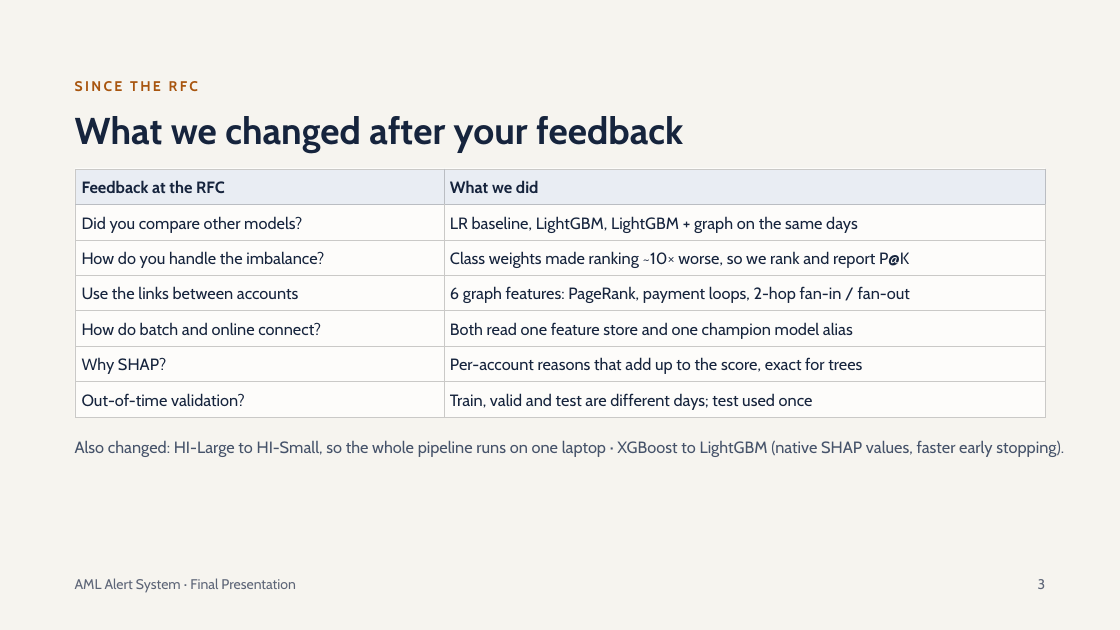
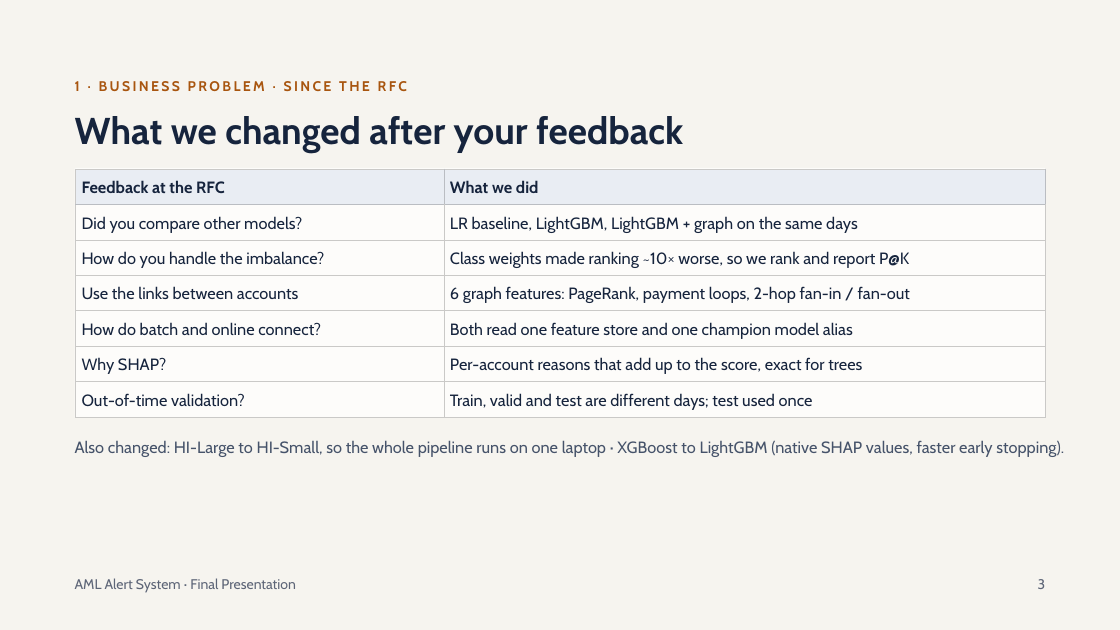
Before and after one commit to Alekhya-koda/Anti-Money-Laundering, a slide deck: slide 3 of reports/AML Alert System Final Presentation.pptx. Drawn at 1120x630 pixels with LibreOffice and Linux fonts; fonts in the diff are those of the drawing. Boxes give left, top, right and bottom in pixels: in the first picture for what was removed or moved away, otherwise in the second. Text is boxed around its words. In the diff, an @@ line names an element or a change of style, - is before the commit and + after.

```diff
--- a/reports/AML Alert System Final Presentation.pptx
+++ b/reports/AML Alert System Final Presentation.pptx
@@ text at <box>75,81,407,91</box>: text changed @@
-SINCE THE RFC
+1 · BUSINESS PROBLEM · SINCE THE RFC
```
Also in this commit, not shown: 10 other slides changed, 5 slides added, 5 other files.
